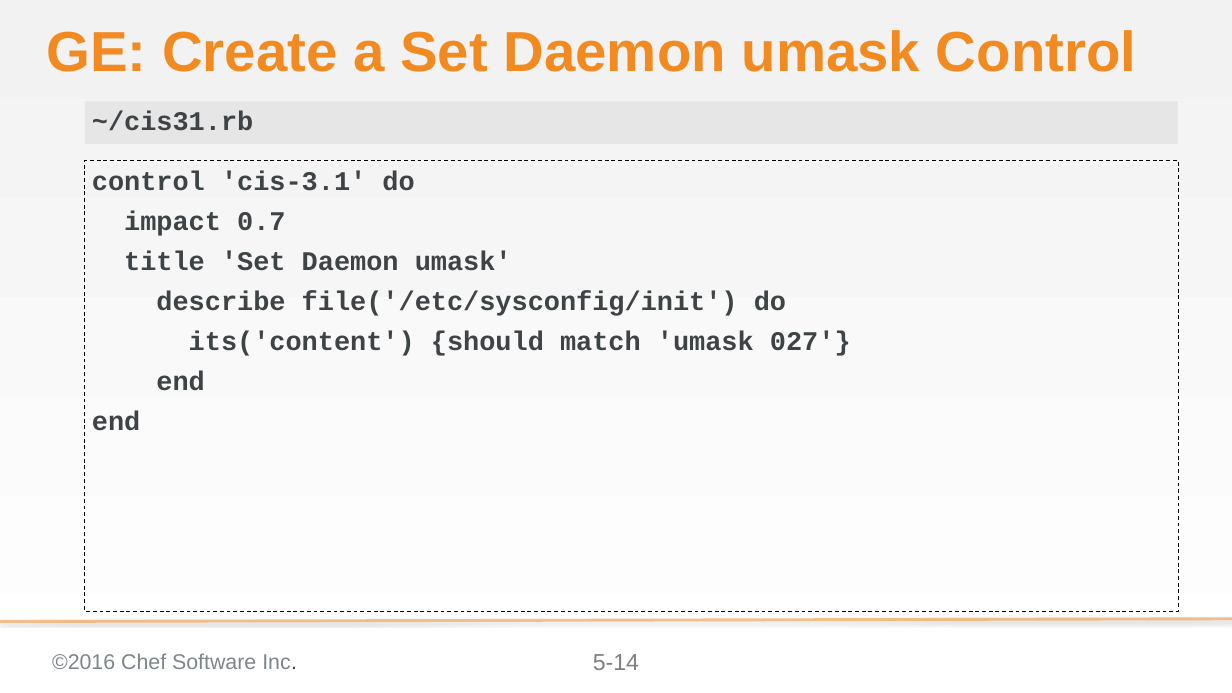
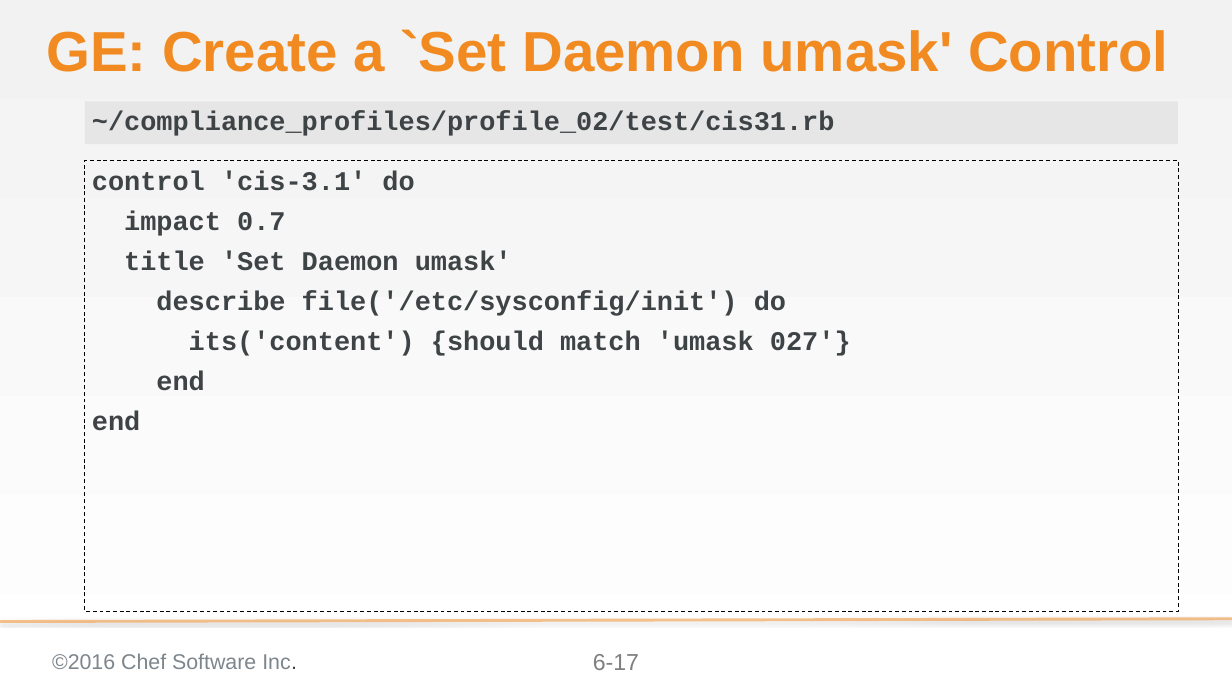
Before and after one commit to bchamby/chef-compliance-installation-configuration-operation, a slide deck: slide 17 of 06-compliance-frameworks-inspec.pptx (slide 14 before the commit). Drawn at 1232x693 pixels with LibreOffice and Linux fonts; fonts in the diff are those of the drawing; background and template pictures are left out. Boxes give left, top, right and bottom in pixels: in the first picture for what was removed or moved away, otherwise in the second. Text is boxed around its words. In the diff, an @@ line names an element or a change of style, - is before the commit and + after.

```diff
--- a/06-compliance-frameworks-inspec.pptx
+++ b/06-compliance-frameworks-inspec.pptx
@@ title at bbox=[46, 29, 1168, 72]: text changed @@
-GE: Create a Set Daemon umask Control
+GE: Create a `Set Daemon umask' Control
@@ text at bbox=[92, 111, 835, 136]: text changed @@
-~/cis31.rb
+~/compliance_profiles/profile_02/test/cis31.rb
@@ page number at bbox=[593, 654, 639, 670]: text changed @@
-5-14
+6-17
```
Also in this commit, not shown: 3 other slides changed, 15 slides added, 7 slides removed.
